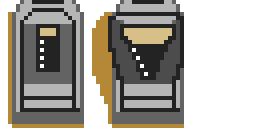
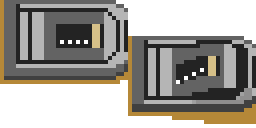
Layers edited between the first and the second 256 x 128 image:
hid "Layer 2" over (x1=36, y1=0, x2=184, y2=128)
added layer "Layer 3" above "Layer 4" over (x1=128, y1=36, x2=256, y2=124)
added layer "Layer 4" above "Layer 1" over (x1=4, y1=64, x2=128, y2=80)
painted on "Layer 1" over (x1=0, y1=0, x2=168, y2=128)
